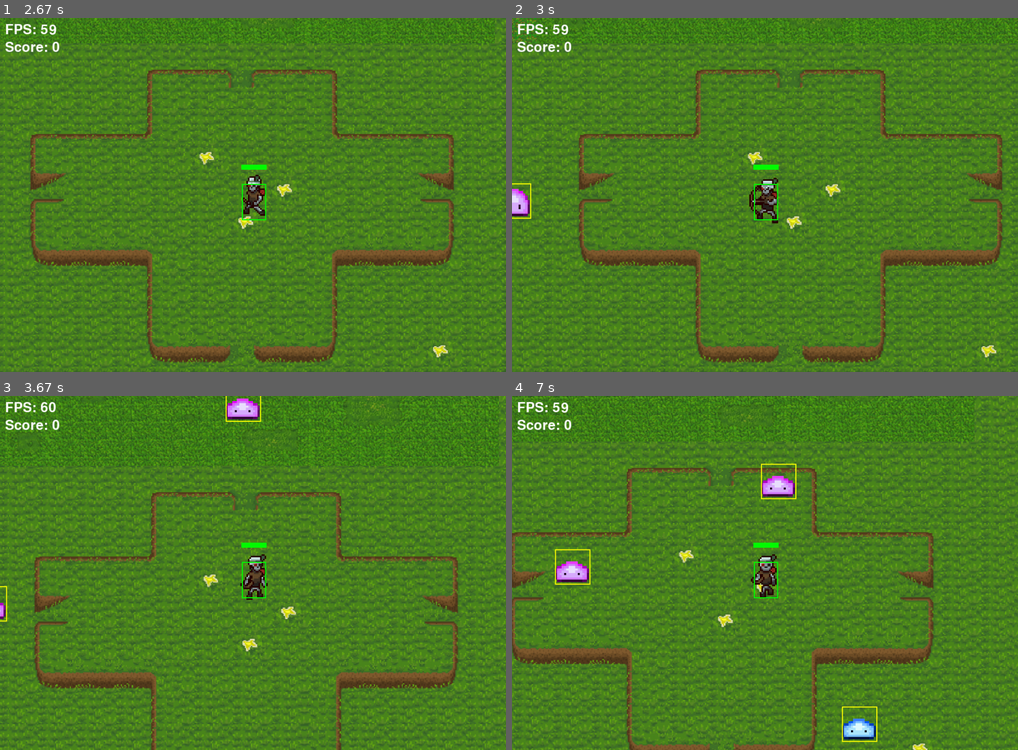
Above: before the commit, frames 1-4 (two rows, left to right).
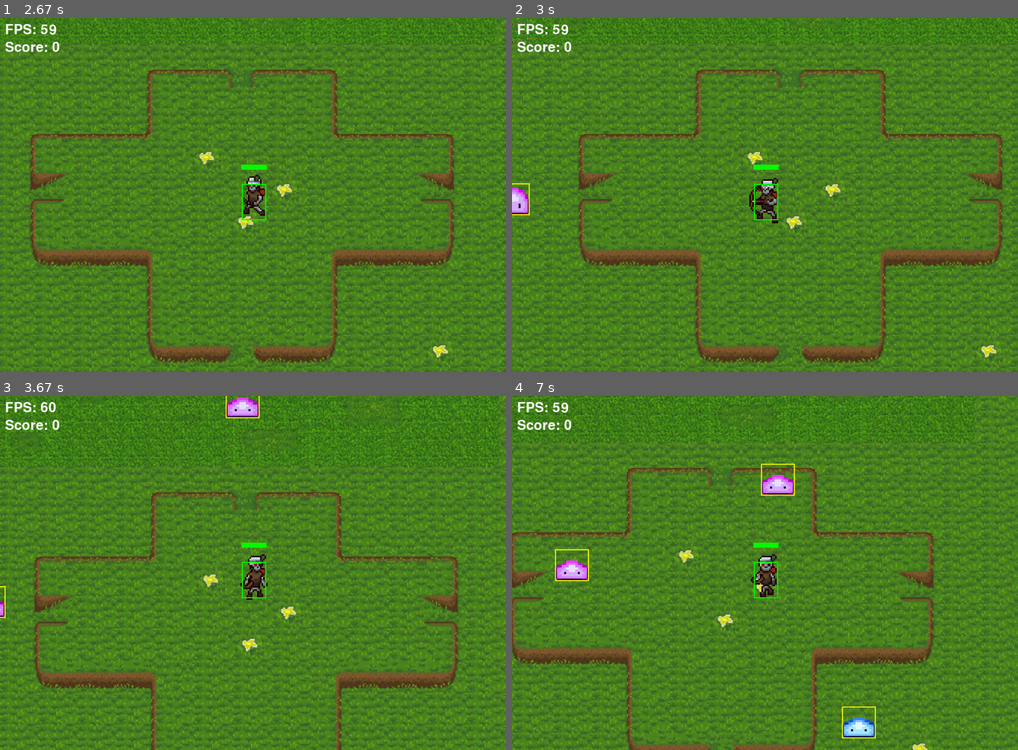
Above: after the commit, the same moments.

Repository: Axlzs/Pygame-project
Game: pygame game, started from entry.py
The game is run twice, just before and just after one commit, with the same random seed, the same clock (stepped at 60 frames per second) and the same inputs.
Inputs:
- Up to frame 1 (2.67 s): hold D 0.33-0.8 s; hold W 0.83-1.13 s; tap Space at 0.9, 1.23, 1.53, 1.73, 2.03, 2.3, 2.63 s; hold D 1.17-1.63 s; hold A 1.67-2.2 s; hold S 2.23-2.53 s; hold A from 2.57 s (still down)
- Up to frame 2 (3 s): tap Space at 2.93 s; release A at 2.97 s
- Up to frame 3 (3.67 s): hold W 3-3.37 s; tap Space at 3.07, 3.47 s; hold D from 3.4 s (still down)
- Up to frame 4 (7 s): tap Space at 3.77, 4.13, 4.53, 4.83, 5.03, 5.33, 5.53, 5.87, 6.17, 6.37, 6.67, 6.93 s; release D at 4.03 s; hold S 4.07-4.43 s; hold A 4.47-4.93 s; hold D 4.97-5.43 s; hold W 5.47-5.77 s; hold D 5.8-6.27 s; hold A 6.3-6.83 s; hold S from 6.87 s (still down)

Frame 1 is identical in both runs. In frame 2, 0.2% of the frame differs, in the area x 0-4%, y 46-57%; in frame 3, 0.3%; in frame 4, 0.8%, in the area x 8-73%, y 19-98%.

Commit message:
maked proper hidbogs 👍
👍👍👍👍👍👍👍👍👍👍👍👍👍👍👍👍👍👍👍👍👍👍👍👍👍👍👍👍👍👍👍👍👍👍👍👍👍👍👍

i am running out of things to say

Diff:
--- a/entry.py
+++ b/entry.py
@@ -426,9 +426,9 @@
         enemy.animate()
         enemy_screen_x = enemy.rect.x - camera_x
         enemy_screen_y = enemy.rect.y - camera_y
-        screen.blit(enemy.image, (enemy_screen_x - 36, enemy_screen_y - 70))
+        screen.blit(enemy.image, (enemy_screen_x, enemy_screen_y))
         #debug
-        pygame.draw.rect(screen, (255, 255, 0), (enemy_screen_x, enemy_screen_y, ENEMY_HITBOX[0], ENEMY_HITBOX[1]), 2)
+        pygame.draw.rect(screen, (255, 255, 0), (enemy_screen_x, enemy_screen_y, ENEMY_SIZE[0], ENEMY_SIZE[1]), 2)
 
     # Arrow image drawing
     for arrow_R in player_arrows_R:
@@ -541,7 +541,7 @@
     for enemy in enemies:
         enemy.rect.x, enemy.rect.y = innit_enemy_pathfinding(enemy.rect.x, enemy.rect.y, player, speed_linear, speed_diagonal)
 
-def player_damage(player, enemies):
+def player_recieved_damage(player, enemies):
     for enemy in enemies:
         if player.colliderect(enemy.rect):
             pygame.event.post(pygame.event.Event(ENEMY_HIT_EVENTS[enemy.type]))
@@ -701,7 +701,6 @@
     for _ in range(3):
         enemy_type = random.choice(list(ENEMY_IMAGES.keys()))
         enemy = Enemy(enemy_type, player)
-        # enemy = {enemy.rect.x, enemy.rect.y}
         enemies.add(enemy)
 
 
@@ -732,7 +731,7 @@
         move_icon()
         handle_health_pickups()
         calculate_camera_offset()
-        player_damage(player, enemies)
+        player_recieved_damage(player, enemies)
         draw_elements(player_arrows_R, player_arrows_L, player_arrows_UP, player_arrows_DOWN, enemies)
 
         draw_fps_counter()
--- a/static_variables.py
+++ b/static_variables.py
@@ -19,11 +19,11 @@
 ENEMY_HEALTH = {1: 50, 2: 100, 3: 150}  # Health for each enemy type
 ENEMY_HIT_EVENTS = {1: pygame.USEREVENT + 2, 2: pygame.USEREVENT + 3, 3: pygame.USEREVENT + 4}# hit by enemy
 PLAYER_HIT_EVENTS = {1: pygame.USEREVENT + 5, 2: pygame.USEREVENT + 6, 3: pygame.USEREVENT + 7}# hit by player
-ENEMY_SIZE = (144, 144)
-ENEMY_HITBOX = (70, 70)
+ENEMY_SIZE = (67, 63)
+#ENEMY_HITBOX = (70, 70)
 ENEMY_IMAGES = {
     1: 'images/enemy1.png',
-    2: 'images/doux_upgrade.png',
+    2: 'images/enemy0.png',
     3: 'images/enemy2.png'}
 ENEMY_ANIMATION_SPEED = 100  # Milliseconds per frame
 ENEMY_DAMAGE = {1: 1, 2: 1.5, 3: 2 }
Binary file added: images/enemy0.png
Binary file changed: images/enemy1.png
Binary file changed: images/enemy2.png
